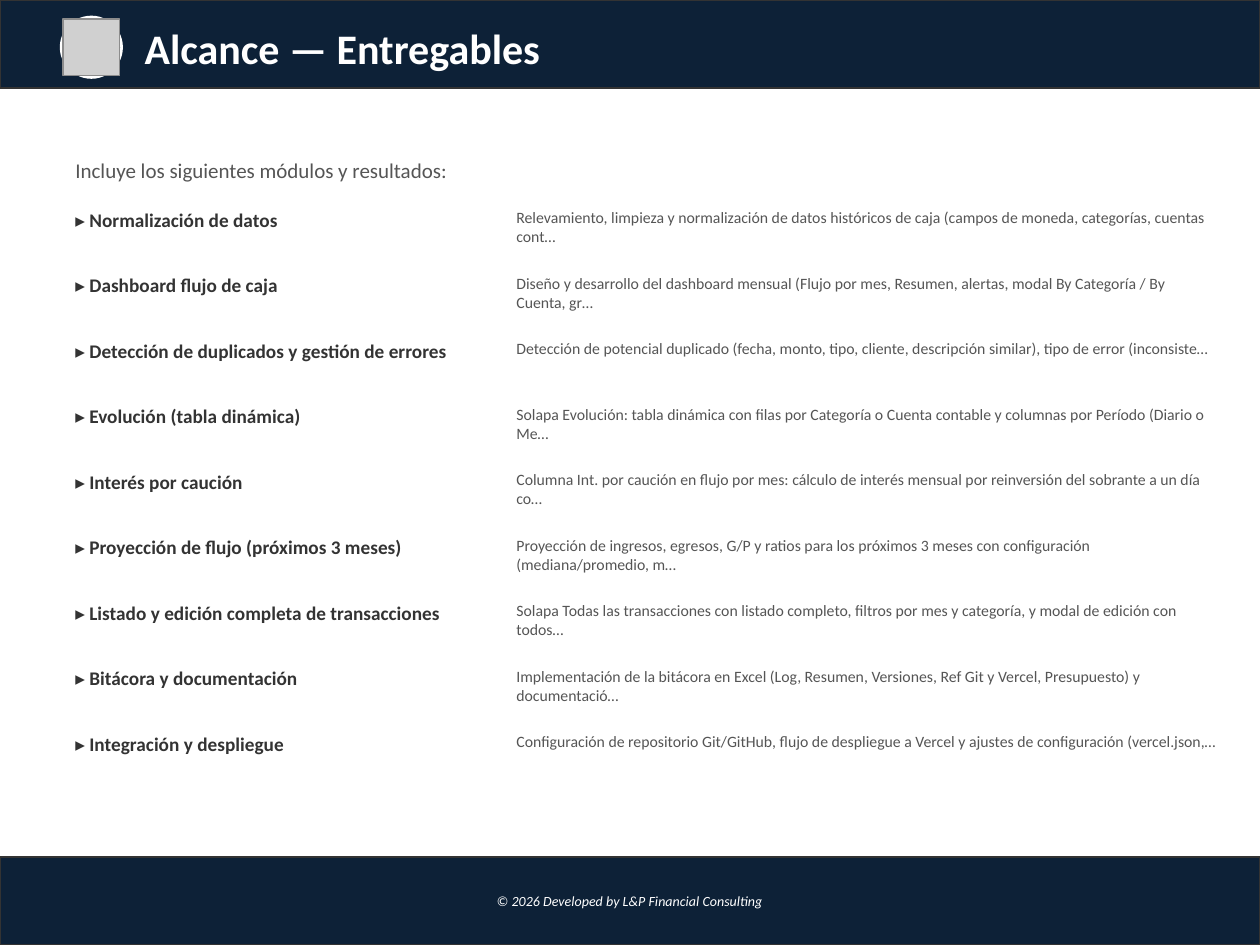
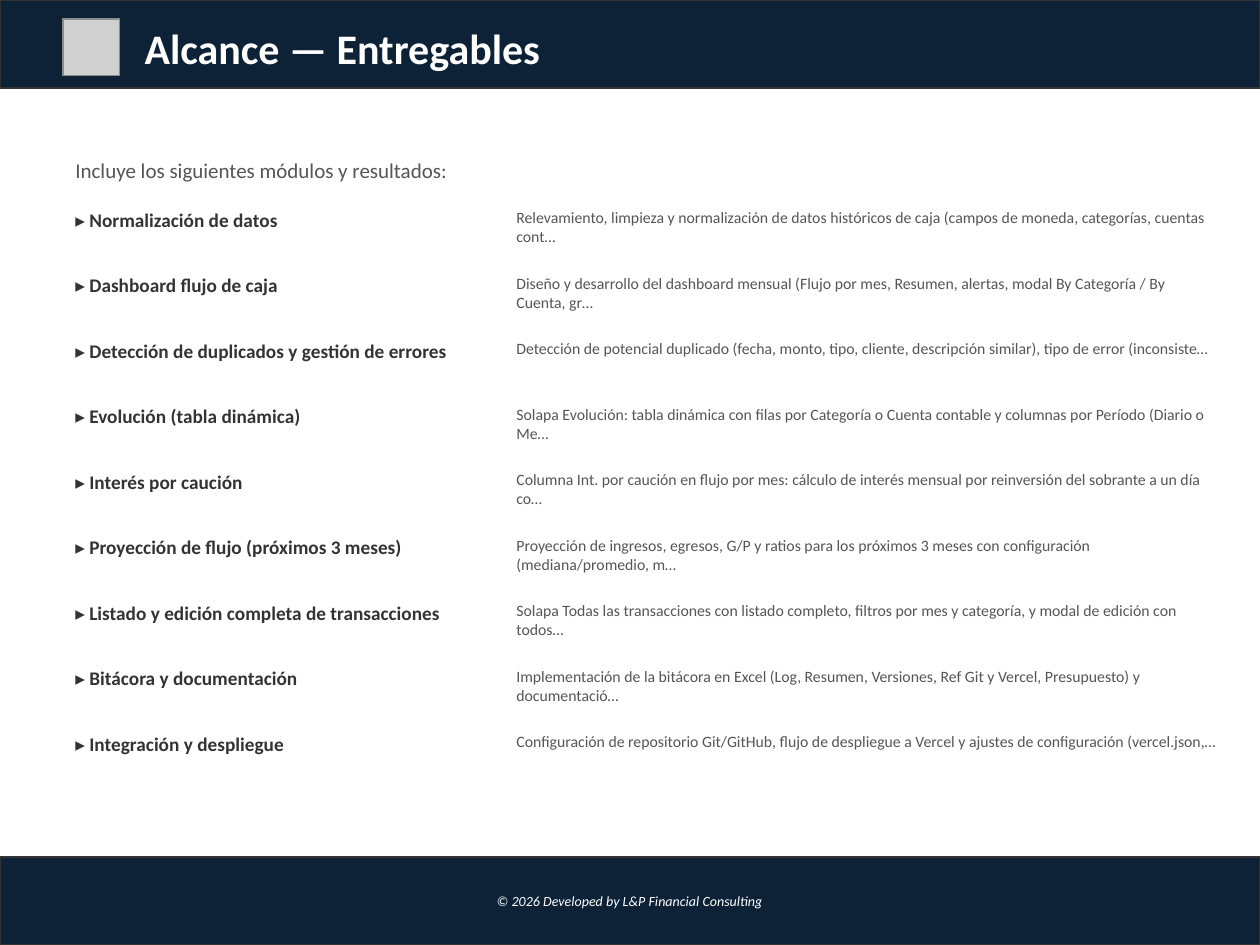
Before and after one commit to lucasbustosmartin-coder/fornitalia, a slide deck: slide 3 of Propuesta_Dashboard_Flujo_Caja.pptx. Drawn at 1260x945 pixels with LibreOffice and Linux fonts; fonts in the diff are those of the drawing; grey boxes stand for pictures. Boxes give left, top, right and bottom in pixels: in the first picture for what was removed or moved away, otherwise in the second. Text is boxed around its words. In the diff, an @@ line names an element or a change of style, - is before the commit and + after.

```diff
--- a/Propuesta_Dashboard_Flujo_Caja.pptx
+++ b/Propuesta_Dashboard_Flujo_Caja.pptx
@@ ellipse at bbox=[60, 18, 121, 78]: fill #0D2137 to #FFFFFF; outline #FFFFFF 1.5 pt to #0D2137 1.5 pt @@
```
Also in this commit, not shown: 5 other slides changed, 5 other files.
